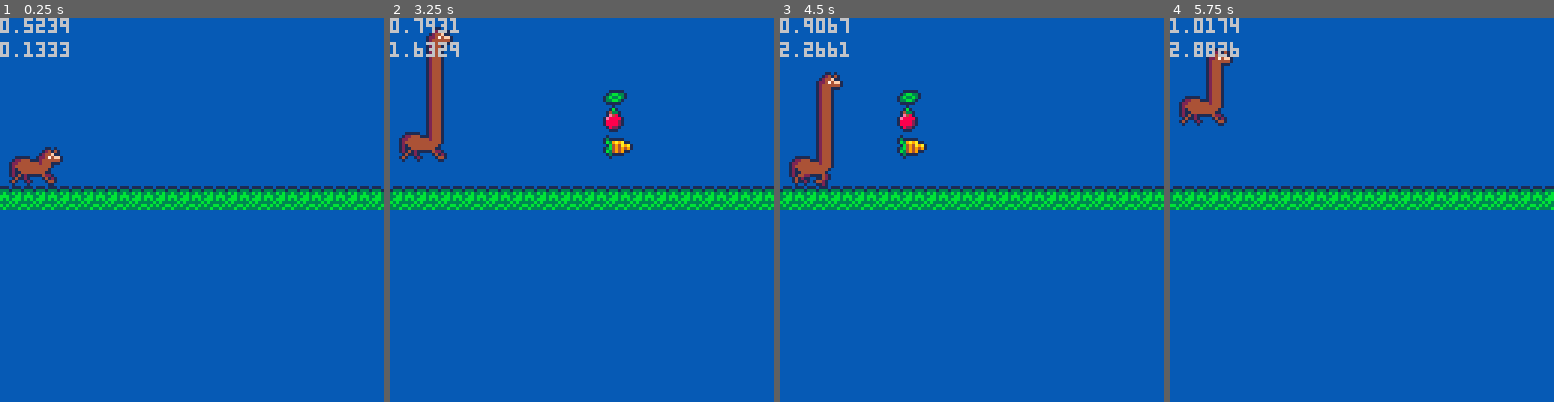
Above: before the commit, frames 1-4 (left to right).
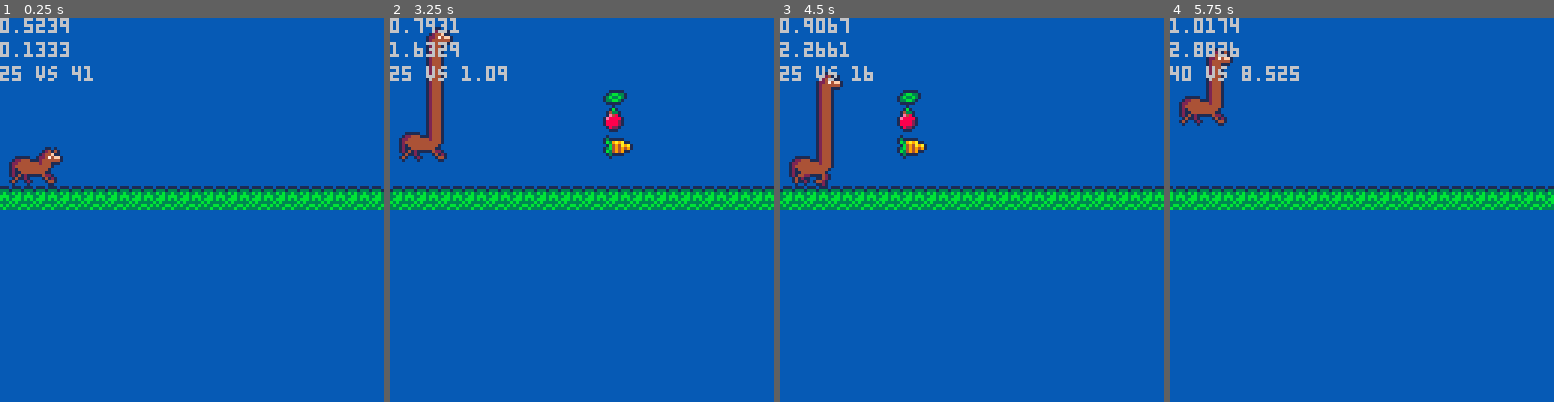
Above: after the commit, the same moments.

Repository: HarryCroke/Horse-Jam-Game
Game: PICO-8 cartridge hoorse.p8
Two runs of this game, one before a commit and one after it. Both use one fixed random seed, a clock stepped at 60 frames per second and the inputs below.
Inputs:
- Up to frame 1 (0.25 s): no input
- Up to frame 2 (3.25 s): hold Right 1.6-2.1 s; hold Up 2.15-2.42 s; hold Right 2.47-3.03 s; hold Left from 3.08 s (still down)
- Up to frame 3 (4.5 s): release Left at 3.58 s; hold Down 3.63-3.97 s; hold Right from 4.02 s (still down)
- Up to frame 4 (5.75 s): release Right at 4.68 s; hold Up 4.73-5.03 s; hold Left 5.08-5.68 s; hold Down from 5.73 s (still down)

The runs differ from the first frame. In frame 1, 0.4% of the frame differs, in the area x 0-25%, y 12-17%; in frame 2, 0.4%; in frame 3, 0.4%; in frame 4, 4.2%, in the area x 0-100%, y 12-50%.

Commit message:
Fixed collision

Diff:
--- a/hoorse.p8
+++ b/hoorse.p8
@@ -19,6 +19,7 @@
 
     x_position = 0
     x_velocity = 0.5
+    over_velocity = 0
     x_acceleration = 0.003
     max_x_velocity = 6
 
@@ -42,9 +43,9 @@
 
     horse = {x = 4, y = 40, w = 16, h = 16}
 
-    carrot = {spr = 12, effect = "perm", effect = 0.5, w = 2, h = 4}
-    apple = {spr = 13, effect = "temp", effect = 1, w = 2, h = 4}
-    cash = {spr = 14, effect = "points", effect = 0.5, w = 2, h = 4}
+    carrot = {spr = 12, effect = "perm", value = 0.5, w = 4, h = 6}
+    apple = {spr = 13, effect = "temp", value = 2.5, w = 4, h = 8}
+    cash = {spr = 14, effect = "points", value = 0.5, w = 4, h = 4}
 
     create_item(carrot, 40)
     create_item(apple, 30)
@@ -64,13 +65,14 @@
         length = mid(min_length, length - 1.5, max_length)
     end
 
-    horse.y = height + 16
+    horse.y = height+1-length
     horse.h = -13 - length
 end
 
 function accelerate()
     x_velocity += x_acceleration
     x_velocity = mid(0, x_velocity, max_x_velocity)
+    over_velocity = mid(0, over_velocity - 0.024, 100)
 end
 
 -- function create_item(nx, ny, nspr, ntype, neffect)
@@ -85,18 +87,28 @@
 
 function update_item()
     for i in all(items) do
-        i.x -= x_velocity
+        i.x -= (x_velocity + over_velocity)
         if(collide_object(i)) then
+            item_effect(i)
             del(items, i)
         end
     end
 end
 
+function item_effect(i)
+    if(i.effect == "perm") then x_velocity += i.value end
+    if(i.effect == "temp") then over_velocity += i.value end
+end
+
 function collide_object(i)
-    if flr(i.x) != horse.x + horse.w then return false end
-
-    if i.y > horse.y or i.y < horse.y + horse.h then
-    if i.y + i.h > horse.y or i.y + i.h < horse.y + horse.h then return false end end
+    debug = i.y .. " vs " .. horse.y
+    if flr(i.x) > horse.x + horse.w or flr(i.x+i.w) < horse.x + horse.w/2 then return false end
+
+    --if i.x > horse.x + horse.w or i.x+i.w < horse.x + horse.w/2 then return false end
+    --if i.y < horse.y or i.y + i.h > horse.y + horse.h then return false end
+    if i.y < horse.y or i.y + i.h > height + 8 then return false end
+
+
 
     return true
 end
@@ -112,7 +124,7 @@
         y_velocity = 0
     end
 
-    x_position -= x_velocity
+    x_position -= x_velocity + over_velocity
     if x_position < -64 then
         x_position = 0
     end
